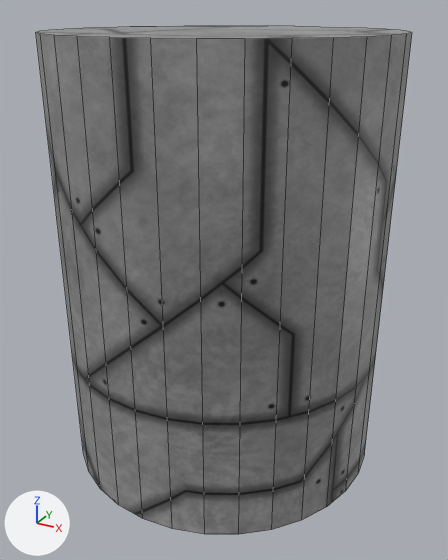
What one commit did to the Blender file misc/barrel.blend.
Camera for both pictures: a 50 mm camera at (0.667, -1.214, 0.544) aimed at (0.011, -0.02, -0.053). Arrows for +X, +Y and +Z are at lower left; the lights stay in place. Mesh edges are drawn as thin lines.

Names of what the first picture shows: 'model'.
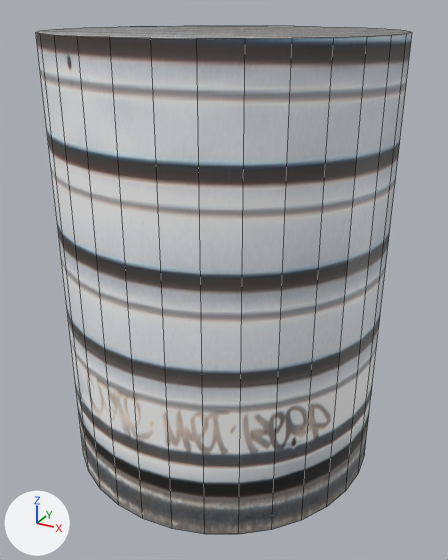
Where the change shows, as pixel boxes [x1, y1, x2, y2] in the pictures (448 x 560 px):
```json
{"object": "model", "change": "surface changed", "before": [36, 26, 412, 534], "after": [36, 26, 412, 534]}
```

Scene script edits in JSON lines:
```json
{"op": "add", "block": "img_metal_grating_jpg", "code": ["img_metal_grating_jpg = load_image('metal_grating.jpg', '../textures/metal_grating.jpg', 1350, 556, 'sRGB')"]}
{"op": "set", "path": "mat_material_001.texture", "old": "img_metal_scifi_png", "new": "img_metal_grating_jpg"}
```
